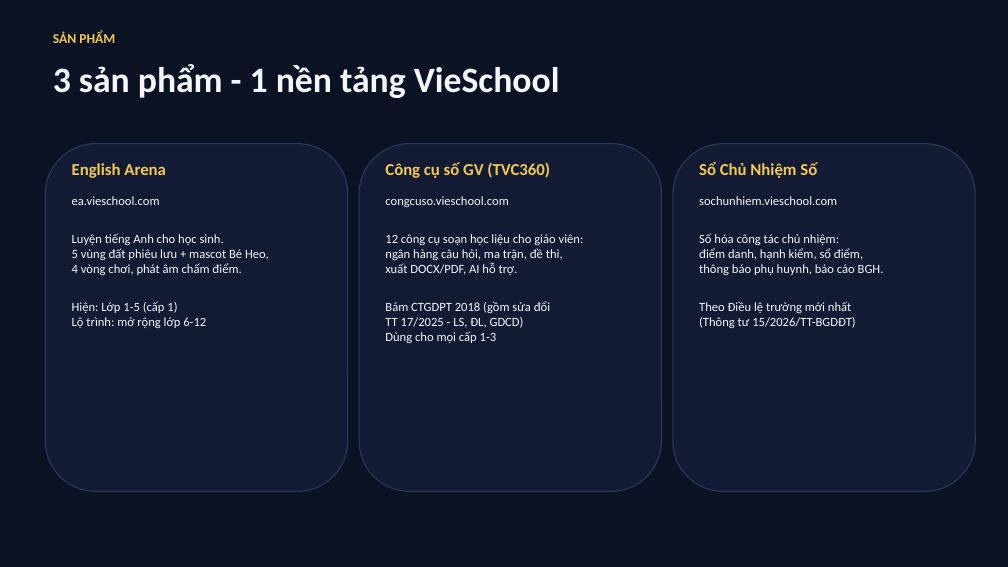
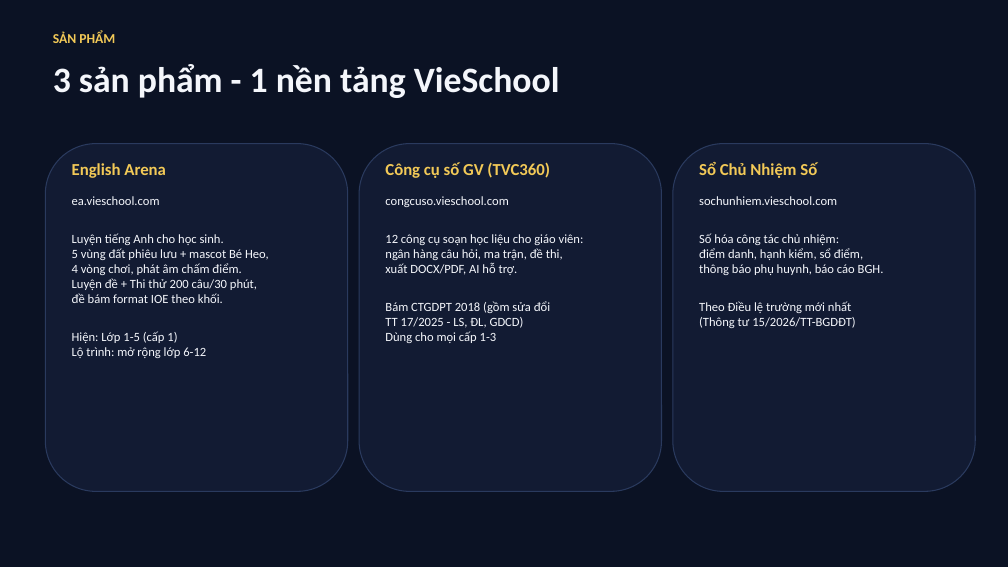
Before and after one commit to saintzzz/student-self-practice-web, a slide deck: slide 3 of docs/proposal-vieschool-sales.pptx. Drawn at 1008x567 pixels with LibreOffice and Linux fonts; fonts in the diff are those of the drawing. Boxes give left, top, right and bottom in pixels: in the first picture for what was removed or moved away, otherwise in the second. Text is boxed around its words. In the diff, an @@ line names an element or a change of style, - is before the commit and + after.

```diff
--- a/docs/proposal-vieschool-sales.pptx
+++ b/docs/proposal-vieschool-sales.pptx
@@ text at (x1=72, y1=278, x2=257, y2=303): paragraphs added @@
+Luyện đề + Thi thử 200 câu/30 phút,
+đề bám format IOE theo khối.
```
Also in this commit, not shown: 1 other file.
